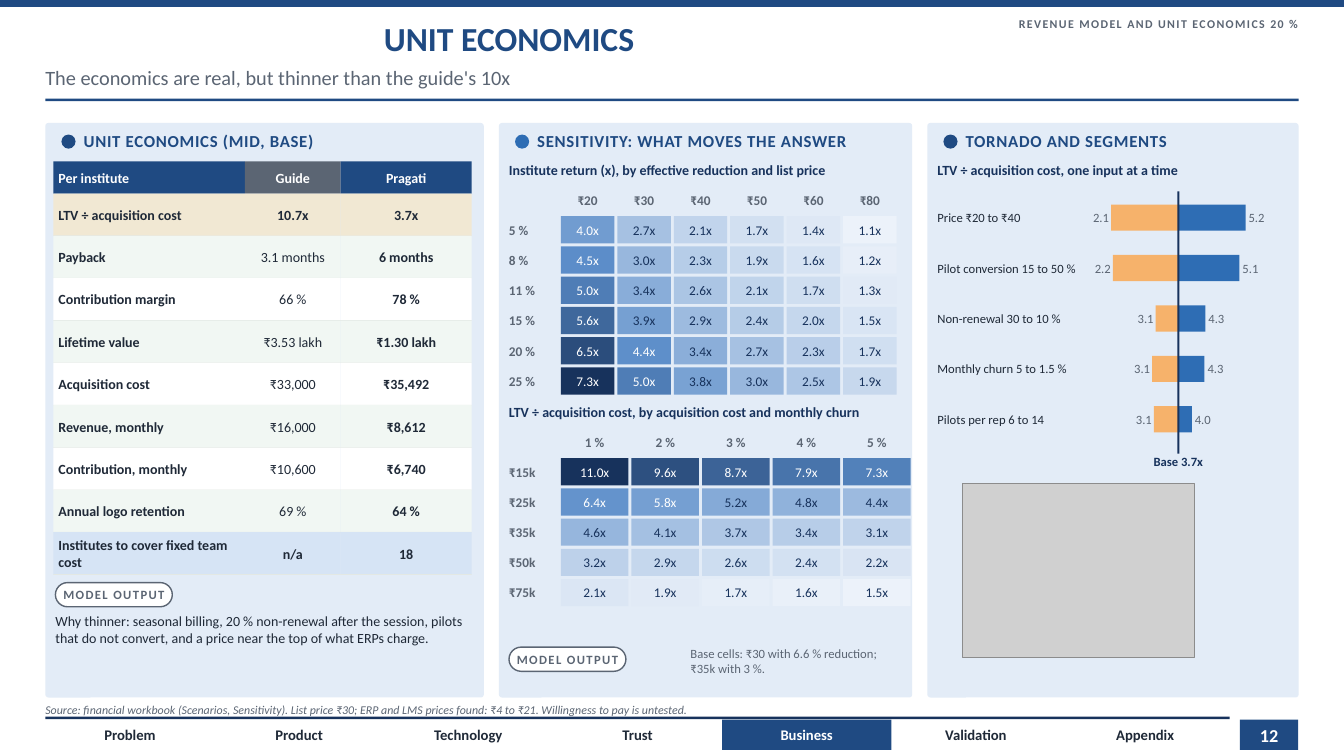
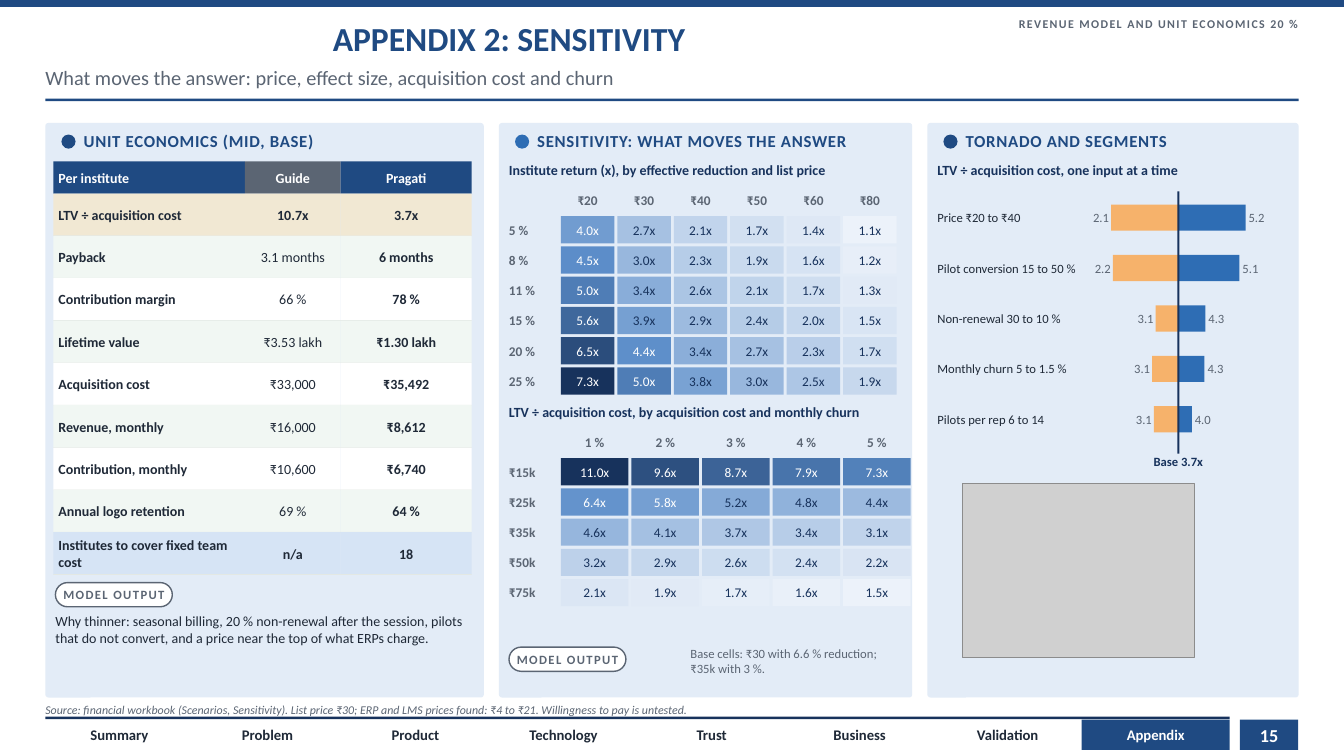
Before and after one commit to AdityaKuranjekar/institute-intelligence-platform, a slide deck: slide 15 of slides/AlphaQ_CaseB_Round1.pptx (slide 12 before the commit). Drawn at 1344x756 pixels with LibreOffice and Linux fonts; fonts in the diff are those of the drawing; grey boxes stand for pictures. Boxes give left, top, right and bottom in pixels: in the first picture for what was removed or moved away, otherwise in the second. Text is boxed around its words. In the diff, an @@ line names an element or a change of style, - is before the commit and + after.

```diff
--- a/slides/AlphaQ_CaseB_Round1.pptx
+++ b/slides/AlphaQ_CaseB_Round1.pptx
@@ title at [333, 29, 685, 52]: text changed @@
-UNIT ECONOMICS
+APPENDIX 2: SENSITIVITY
@@ text at [45, 71, 614, 89]: text changed @@
-The economics are real, but thinner than the guide's 10x
+What moves the answer: price, effect size, acquisition cost and churn
@@ text added at [90, 730, 148, 743], 10.5 pt, text #1F2937, bold @@
+Summary
@@ text "Problem": place and size @@
-text "Problem" at [104, 729, 155, 740]
+text "Problem" at [242, 729, 293, 740]
@@ text "Product": place and size @@
-text "Product" at [275, 729, 322, 740]
+text "Product" at [392, 729, 439, 740]
@@ text "Technology": place and size @@
-text "Technology" at [434, 729, 502, 743]
+text "Technology" at [529, 729, 597, 743]
@@ text "Trust": place and size @@
-text "Trust" at [622, 730, 652, 740]
+text "Trust" at [697, 730, 727, 740]
@@ text "Business": place and size @@
-text "Business" at [781, 730, 833, 740]
+text "Business" at [833, 730, 885, 740]
@@ text "Business" at [833, 730, 885, 740]: text colour #FFFFFF to #1F2937 @@
@@ text "Validation": place and size @@
-text "Validation" at [945, 729, 1006, 740]
+text "Validation" at [977, 729, 1038, 740]
@@ text "Appendix": place and size @@
-text "Appendix" at [1116, 729, 1174, 743]
+text "Appendix" at [1127, 729, 1185, 743]
@@ text "Appendix" at [1127, 729, 1185, 743]: text colour #1F2937 to #FFFFFF @@
@@ rectangle: place and size @@
-rectangle at [722, 720, 891, 750]
+rectangle at [1082, 720, 1230, 750]
@@ page number at [1260, 730, 1278, 742]: text changed @@
-12
+15
```
Also in this commit, not shown: 13 other slides changed, 6 slides added, 2 slides removed, 47 other files.
